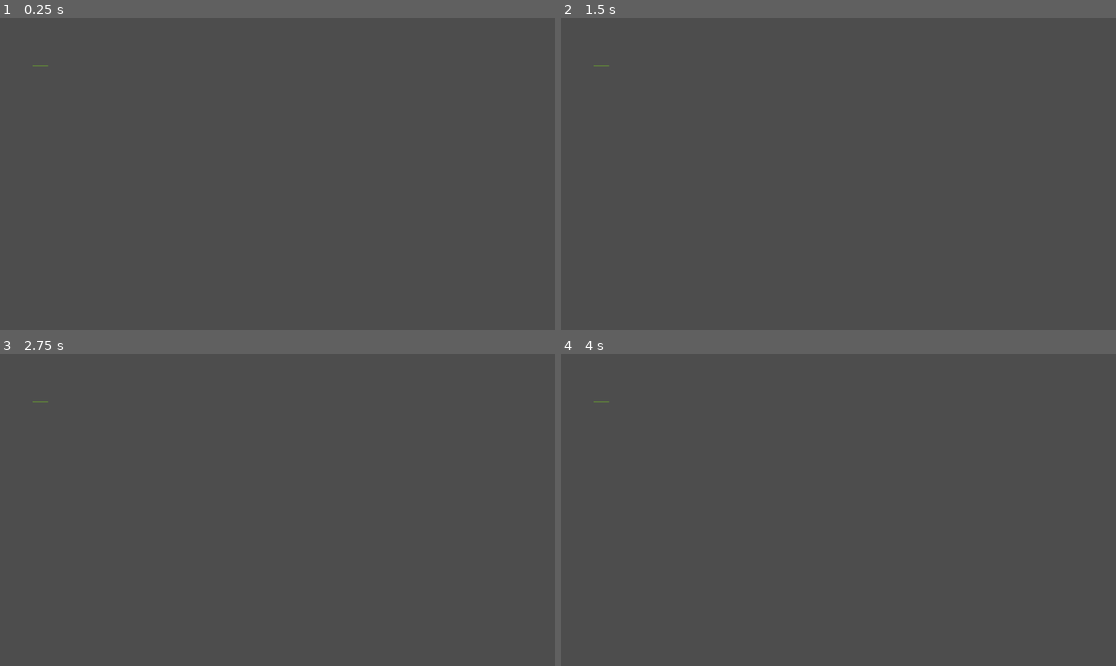
Above: before the commit, frames 1-4 (two rows, left to right).
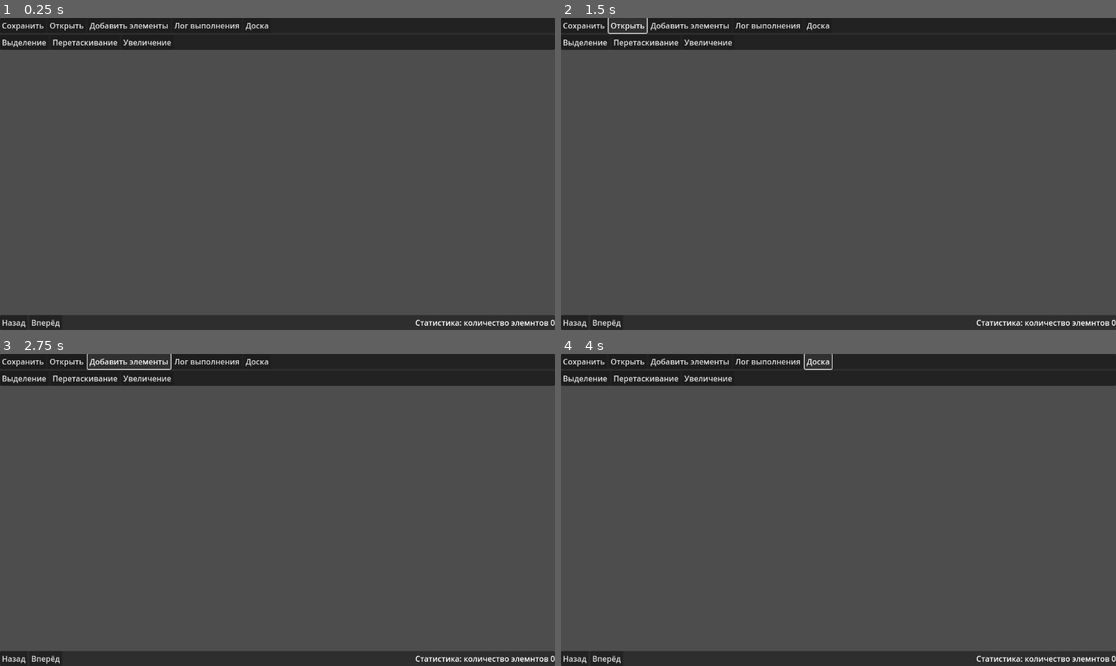
Above: after the commit, the same moments.

Repository: Yutomah/kursovaya
Game: Godot game, scene res://scenes/main_window/main_window.tscn
Two runs of this game, one before a commit and one after it. Both use one fixed random seed, a clock stepped at 60 frames per second and the inputs below. Before the commit the project starts from res://scenes/drawing_field/drawing_field.tscn.
Inputs (mouse positions are in pixels of both pictures, inside the frame that each line leads up to):
- Up to frame 1 (0.25 s): no input
- Up to frame 2 (1.5 s): click (583, 24) at 0.5 s, where only the run after the commit has a clickable "Сохранить"; click (627, 24) at 1.25 s, where only the run after the commit has a clickable "Открыть"
- Up to frame 3 (2.75 s): click (127, 360) at 2 s, where only the run after the commit has a clickable "Добавить элементы"
- Up to frame 4 (4 s): click (766, 360) at 2.75 s, where only the run after the commit has a clickable "Лог выполнения"; click (816, 360) at 3.5 s, where only the run after the commit has a clickable "Доска"

The runs differ from the first frame. In frame 1, 15% of the frame differs, in the area x 0-100%, y 0-100%; in frame 2, 15%; in frame 3, 15%; in frame 4, 15%.

Commit message:
Added foot bar and top bar

Diff:
--- a/project.godot
+++ b/project.godot
@@ -11,7 +11,7 @@
 [application]
 
 config/name="kursovaya"
-run/main_scene="res://scenes/drawing_field/drawing_field.tscn"
+run/main_scene="res://scenes/main_window/main_window.tscn"
 config/features=PackedStringArray("4.2", "Mobile")
 config/icon="res://icon.svg"
 
--- a/scenes/drawing_field/drawing_field.tscn
+++ b/scenes/drawing_window/drawing_field/drawing_field.tscn
@@ -1,6 +1,6 @@
 [gd_scene load_steps=2 format=3 uid="uid://drbicnlpm8ygd"]
 
-[ext_resource type="Script" path="res://scenes/drawing_field/drawing_field.gd" id="1_011a4"]
+[ext_resource type="Script" path="res://scenes/drawing_window/drawing_field/drawing_field.gd" id="1_011a4"]
 
 [node name="DrawingField" type="Node2D"]
 script = ExtResource("1_011a4")
--- /dev/null
+++ b/scenes/main_window/foot_bar/main_window_foot_bar.tscn
@@ -0,0 +1,25 @@
+[gd_scene format=3 uid="uid://bpxtayo5uy4gy"]
+
+[node name="MainWindowFootBar" type="PanelContainer"]
+anchors_preset = 12
+anchor_top = 1.0
+anchor_right = 1.0
+anchor_bottom = 1.0
+grow_horizontal = 2
+grow_vertical = 0
+
+[node name="FlowContainer" type="FlowContainer" parent="."]
+layout_mode = 2
+
+[node name="ActionBackButton" type="Button" parent="FlowContainer"]
+layout_mode = 2
+text = "Назад"
+
+[node name="ActionForwardButton" type="Button" parent="FlowContainer"]
+layout_mode = 2
+text = "Вперёд"
+
+[node name="StatsButton" type="Label" parent="FlowContainer"]
+layout_mode = 2
+size_flags_horizontal = 10
+text = "Статистика: количество элемнтов 0"
--- /dev/null
+++ b/scenes/main_window/main_window.tscn
@@ -0,0 +1,13 @@
+[gd_scene load_steps=3 format=3 uid="uid://cdc5qxhxp27cy"]
+
+[ext_resource type="PackedScene" uid="uid://bseqanhbkxpgw" path="res://scenes/main_window/top_bar/main_window_top_bar.tscn" id="1_y748h"]
+[ext_resource type="PackedScene" uid="uid://bpxtayo5uy4gy" path="res://scenes/main_window/foot_bar/main_window_foot_bar.tscn" id="2_scasd"]
+
+[node name="MainWindow" type="Node2D"]
+
+[node name="HUD" type="CanvasLayer" parent="."]
+
+[node name="MainWindowTopBar" parent="HUD" instance=ExtResource("1_y748h")]
+offset_bottom = 66.0
+
+[node name="MainWindowFootBar" parent="HUD" instance=ExtResource("2_scasd")]
--- /dev/null
+++ b/scenes/main_window/top_bar/main_window_top_bar.tscn
@@ -0,0 +1,19 @@
+[gd_scene load_steps=3 format=3 uid="uid://bseqanhbkxpgw"]
+
+[ext_resource type="PackedScene" uid="uid://cgfi0o2ukf7x5" path="res://scenes/main_window/top_bar/menu_bar/main_window_menu_bar.tscn" id="1_dasvo"]
+[ext_resource type="PackedScene" uid="uid://d1bps8gdh6bcs" path="res://scenes/main_window/top_bar/tool_bar/main_window_tool_bar.tscn" id="2_buphm"]
+
+[node name="MainWindowTopBar" type="PanelContainer"]
+anchors_preset = 10
+anchor_right = 1.0
+offset_bottom = 31.0
+grow_horizontal = 2
+
+[node name="VBoxContainer" type="VBoxContainer" parent="."]
+layout_mode = 2
+
+[node name="PanelContainer" parent="VBoxContainer" instance=ExtResource("1_dasvo")]
+layout_mode = 2
+
+[node name="MainWindowToolBar" parent="VBoxContainer" instance=ExtResource("2_buphm")]
+layout_mode = 2
--- /dev/null
+++ b/scenes/main_window/top_bar/menu_bar/main_window_menu_bar.tscn
@@ -0,0 +1,30 @@
+[gd_scene format=3 uid="uid://cgfi0o2ukf7x5"]
+
+[node name="MainWindowMenuBar" type="PanelContainer"]
+anchors_preset = -1
+anchor_right = 1.0
+offset_bottom = 31.0
+grow_horizontal = 2
+
+[node name="HFlowContainer" type="HFlowContainer" parent="."]
+layout_mode = 2
+
+[node name="SaveButton" type="Button" parent="HFlowContainer"]
+layout_mode = 2
+text = "Сохранить"
+
+[node name="OpenProgrammsButton" type="Button" parent="HFlowContainer"]
+layout_mode = 2
+text = "Открыть"
+
+[node name="ElementsButton" type="Button" parent="HFlowContainer"]
+layout_mode = 2
+text = "Добавить элементы"
+
+[node name="LogsButton" type="Button" parent="HFlowContainer"]
+layout_mode = 2
+text = "Лог выполнения"
+
+[node name="DrawingBoardButton" type="Button" parent="HFlowContainer"]
+layout_mode = 2
+text = "Доска"
--- /dev/null
+++ b/scenes/main_window/top_bar/tool_bar/main_window_tool_bar.tscn
@@ -0,0 +1,21 @@
+[gd_scene format=3 uid="uid://d1bps8gdh6bcs"]
+
+[node name="MainWindowToolBar" type="PanelContainer"]
+anchors_preset = 10
+anchor_right = 1.0
+grow_horizontal = 2
+
+[node name="HFlowContainer" type="HFlowContainer" parent="."]
+layout_mode = 2
+
+[node name="SelectionButton" type="Button" parent="HFlowContainer"]
+layout_mode = 2
+text = "Выделение"
+
+[node name="HandButton" type="Button" parent="HFlowContainer"]
+layout_mode = 2
+text = "Перетаскивание"
+
+[node name="ZoomButton" type="Button" parent="HFlowContainer"]
+layout_mode = 2
+text = "Увеличение"
Renamed: scenes/drawing_field/drawing_field.gd -> scenes/drawing_window/drawing_field/drawing_field.gd
